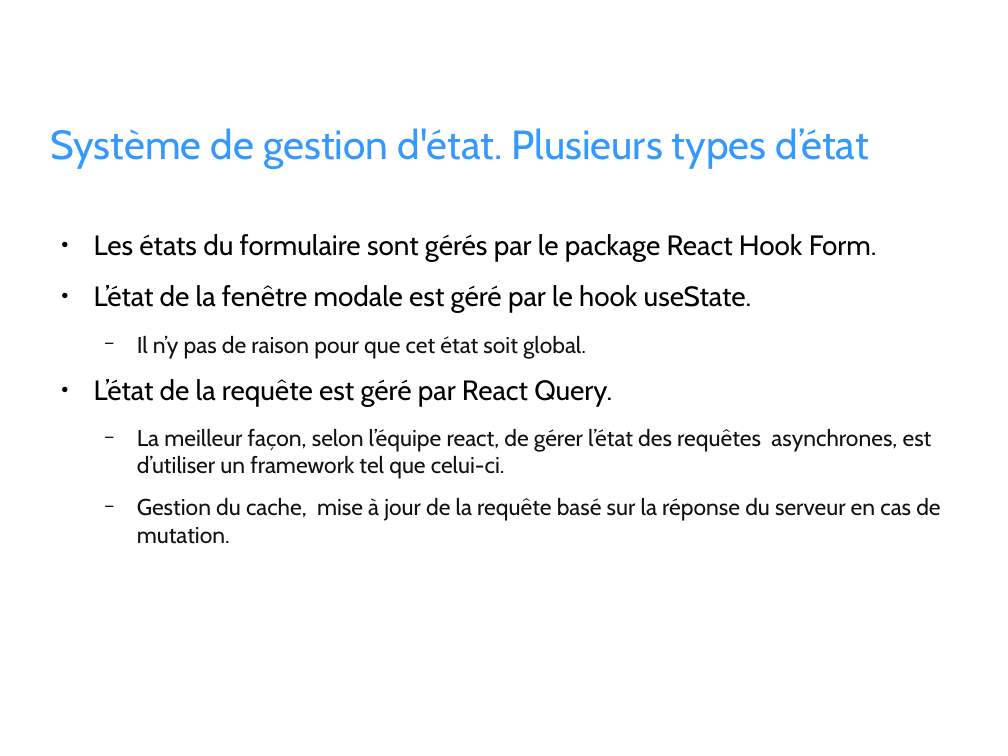
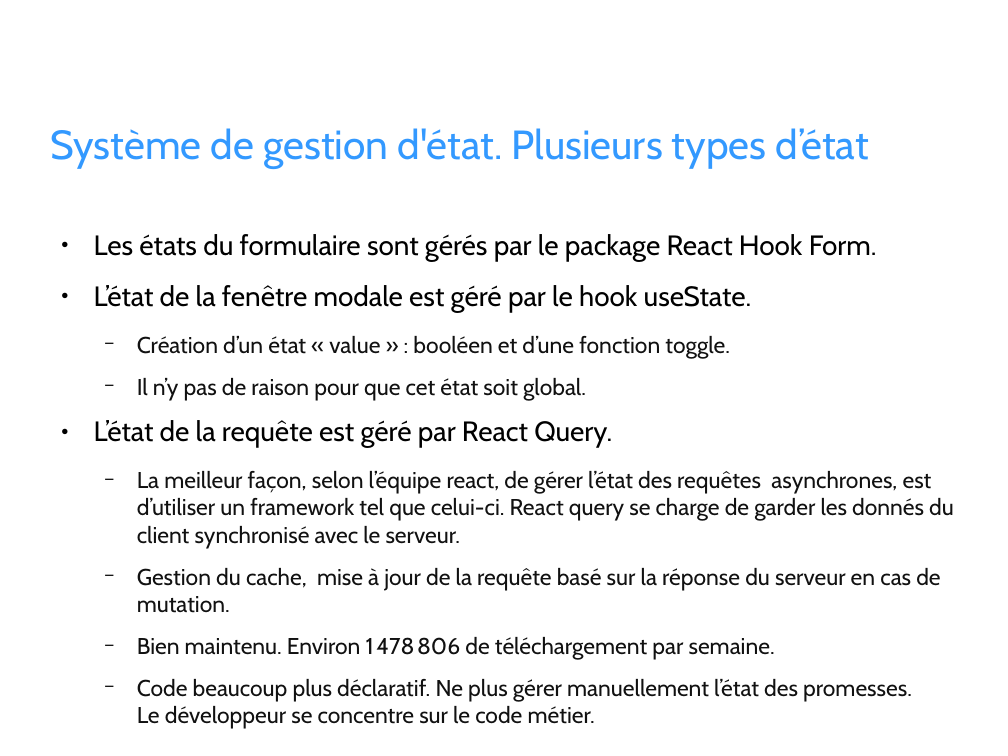
Before and after one commit to joskapotin/joskapotin_14_27052022, a slide deck: slide 5 of OC/SOUTENANCE/presentation_projet_14.odp. Drawn at 1008x756 pixels with LibreOffice and Linux fonts; fonts in the diff are those of the drawing; background and template pictures are left out. Boxes give left, top, right and bottom in pixels: in the first picture for what was removed or moved away, otherwise in the second. Text is boxed around its words. In the diff, an @@ line names an element or a change of style, - is before the commit and + after.

Commit message:
maj presentation

```diff
--- a/OC/SOUTENANCE/presentation_projet_14.odp
+++ b/OC/SOUTENANCE/presentation_projet_14.odp
@@ text at (x1=137, y1=336, x2=730, y2=359): paragraph added @@
+  − Création d’un état « value » : booléen et d’une fonction toggle.
@@ text at (x1=137, y1=471, x2=954, y2=549): text changed @@
-  − La meilleur façon, selon l’équipe react, de gérer l’état des requêtes asynchrones, est d’utiliser un framework tel que celui-ci.
+  − La meilleur façon, selon l’équipe react, de gérer l’état des requêtes asynchrones, est d’utiliser un framework tel que celui-ci. React query se charge de garder les donnés du client synchronisé avec le serveur.
@@ text at (x1=137, y1=637, x2=912, y2=729): paragraphs added @@
+  − Bien maintenu. Environ 1 478 806 de téléchargement par semaine.
+  − Code beaucoup plus déclaratif. Ne plus gérer manuellement l’état des promesses.
+    Le développeur se concentre sur le code métier.
```
Also in this commit, not shown: 2 other slides changed, 2 other files.
